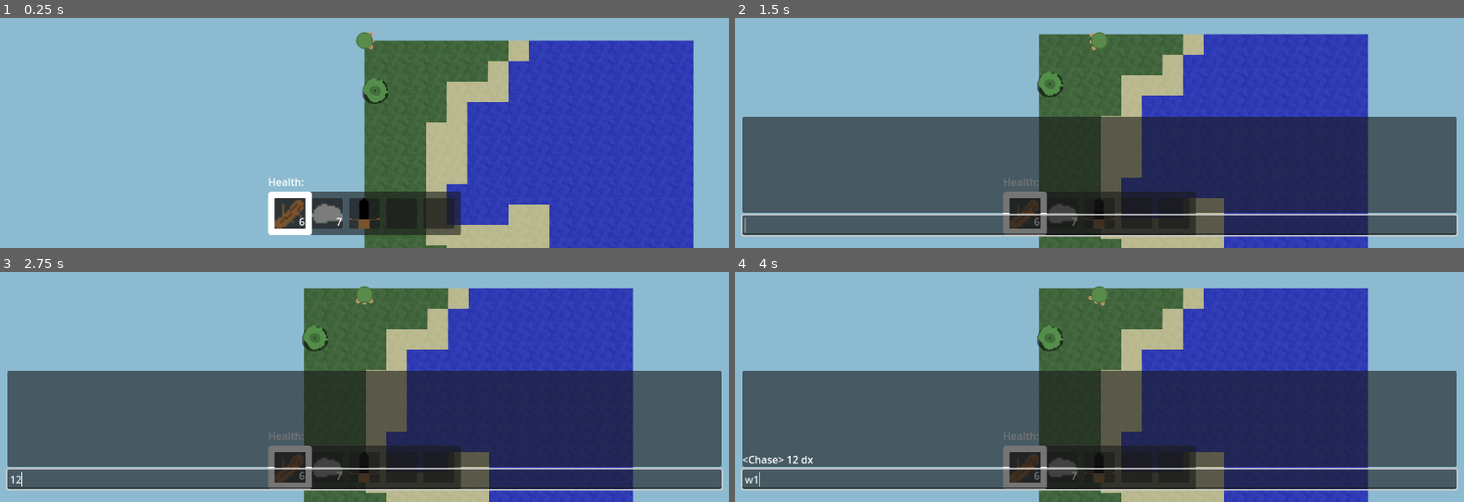
Above: before the commit, frames 1-4 (two rows, left to right).
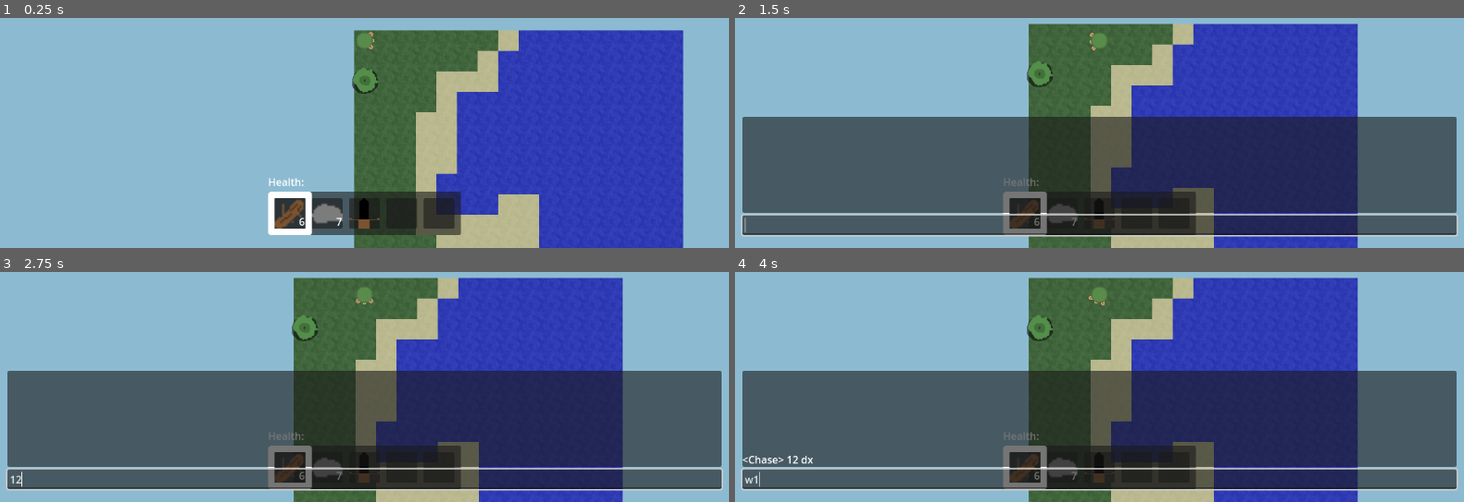
Above: after the commit, the same moments.

Repository: artmouse155/lets_survive
Game: Godot game, scene res://Scenes/WorldTest.tscn
The game is run twice, just before and just after one commit, with the same random seed, the same clock (stepped at 60 frames per second) and the same inputs.
Inputs (mouse positions are in pixels of both pictures, inside the frame that each line leads up to):
- Up to frame 1 (0.25 s): no input
- Up to frame 2 (1.5 s): tap Enter at 0.5 s; press the mouse at (1099, 41) at 0.53 s; hold D (right) 0.53-1.28 s; move the mouse to (953, 61) at 1.27 s; release the mouse at (953, 61) at 1.28 s; hold S (down) from 1.28 s (still down); tap T (chat) at 1.35 s
- Up to frame 3 (2.75 s): release S (down) at 2 s; click (364, 479) at 2.02 s; type "12" at 2.1 s
- Up to frame 4 (4 s): tap Space at 2.75 s; move the mouse to (outside the picture) at 2.77 s; hold D (right) 2.78-3.53 s; tap X (drop) at 2.85 s; tap Enter at 3.5 s; move the mouse to (1063, 377) at 3.52 s; hold W (up) from 3.53 s (still down); tap 1 (select_0) at 3.6 s; click (1063, 377) at 3.67 s

The runs differ from the first frame. In frame 1, 9.0% of the frame differs, in the area x 48-96%, y 5-100%; in frame 2, 8.2%; in frame 3, 8.2%; in frame 4, 8.2%.

Commit message:
🩹(world save) Updating spawnpoint logic

Diff:
--- a/Scripts/CustomResource/world_save.gd
+++ b/Scripts/CustomResource/world_save.gd
@@ -52,7 +52,7 @@
 	var fingerprint := str(randi())
 	while (fingerprint in player_memories.keys()):
 		fingerprint = str(randi())
-	player_memories[fingerprint] = PlayerMemory.new(player_name,_spawnpoint)
+	player_memories[fingerprint] = PlayerMemory.new(player_name,World.tile_to_world(_spawnpoint))
 	return fingerprint.sha256_text()
 
 func _init(world_name : String = "", world_seed : String = "") -> void:
